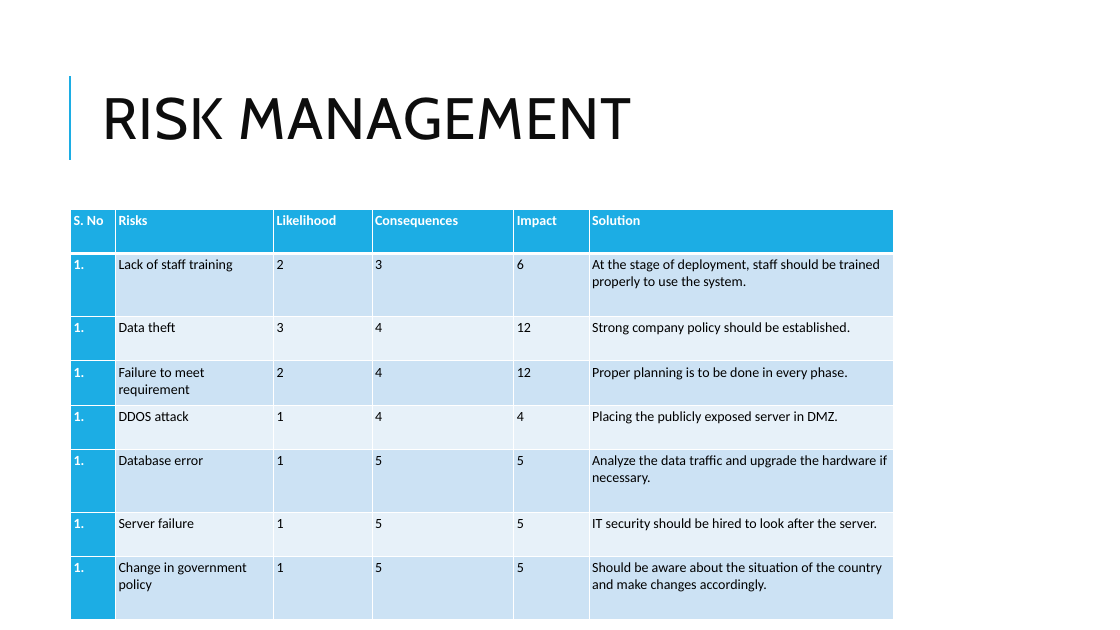
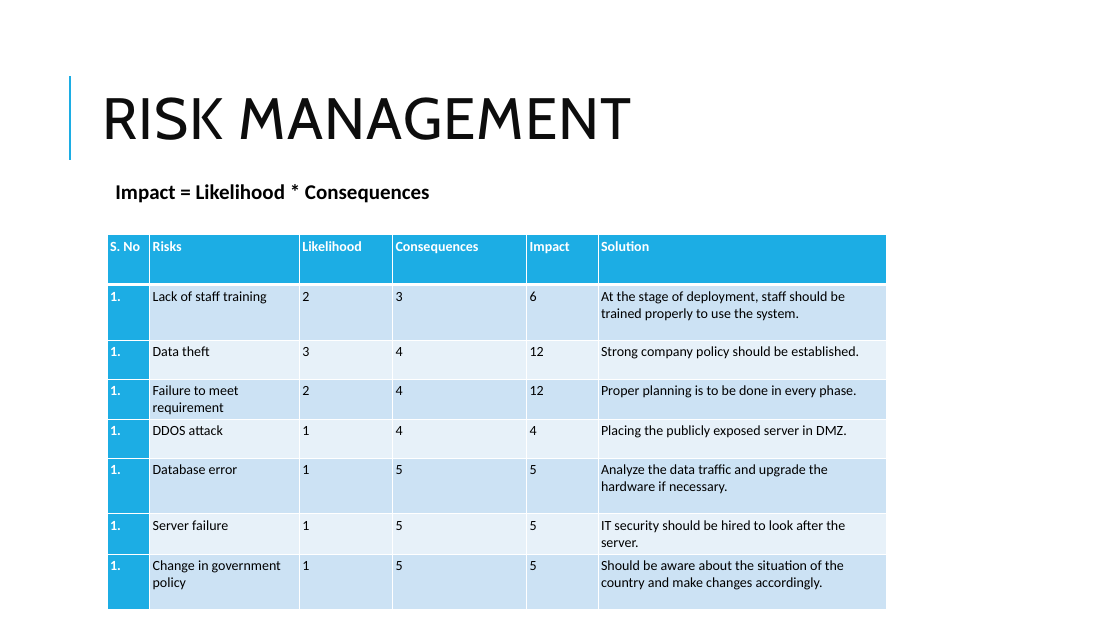
Before and after one commit to admondtamang/e-commerce-cp, a slide deck: slide 12 of E-commerce site.pptx (slide 11 before the commit). Drawn at 1120x630 pixels with LibreOffice and Linux fonts; fonts in the diff are those of the drawing. Boxes give left, top, right and bottom in pixels: in the first picture for what was removed or moved away, otherwise in the second. Text is boxed around its words. In the diff, an @@ line names an element or a change of style, - is before the commit and + after.

```diff
--- a/E-commerce site.pptx
+++ b/E-commerce site.pptx
@@ text added at <box>115,184,430,203</box>, 18 pt, text #000000, bold @@
+Impact = Likelihood * Consequences
@@ table: place and size @@
-table at <box>71,209,894,619</box>
+table at <box>108,235,887,608</box>
```
Also in this commit, not shown: 7 other slides changed, 9 slides added, 6 slides removed, 45 other files.
